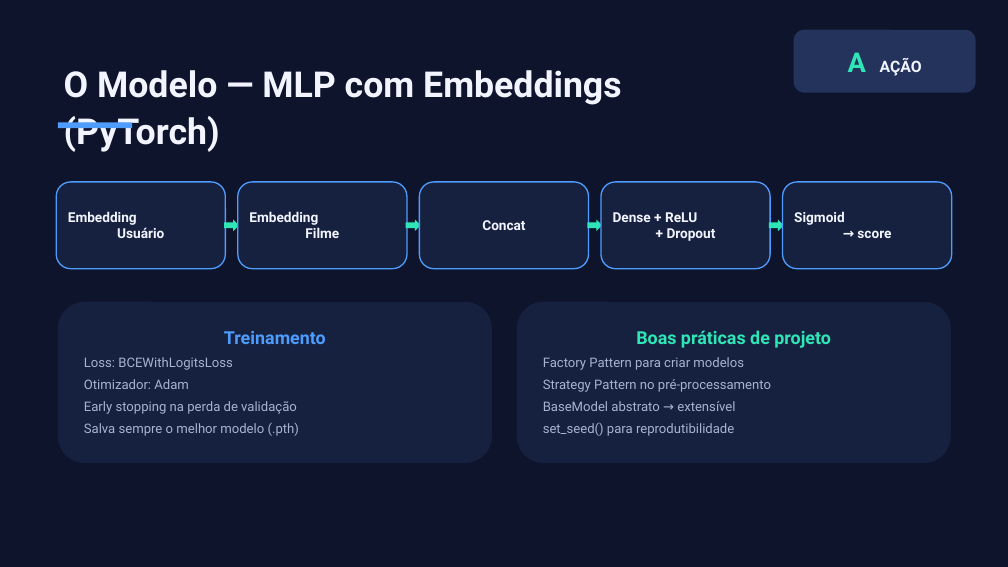
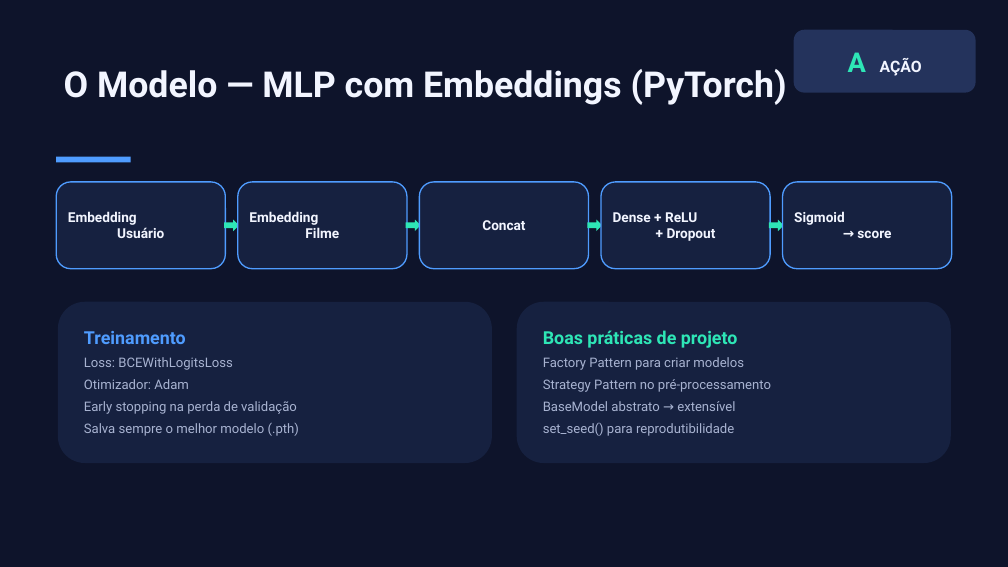
Before and after one commit to RM371356/recommendation-system, a slide deck: slide 5 of apresentacao/apresentacao_STAR.pptx. Drawn at 1008x567 pixels with LibreOffice and Linux fonts; fonts in the diff are those of the drawing. Boxes give left, top, right and bottom in pixels: in the first picture for what was removed or moved away, otherwise in the second. Text is boxed around its words. In the diff, an @@ line names an element or a change of style, - is before the commit and + after.

```diff
--- a/apresentacao/apresentacao_STAR.pptx
+++ b/apresentacao/apresentacao_STAR.pptx
@@ text "O Modelo — MLP com ..." rewrapped from bbox=[64, 70, 621, 152] to bbox=[64, 69, 787, 105] @@
@@ rectangle: place and size @@
-rectangle at bbox=[58, 123, 132, 129]
+rectangle at bbox=[56, 157, 130, 163]
@@ text in rounded rectangle at bbox=[84, 331, 186, 344]: alignment centre to left @@
@@ text in rounded rectangle at bbox=[543, 330, 738, 348]: alignment centre to left @@
```
Also in this commit, not shown: 8 other slides changed, 2 other files.
